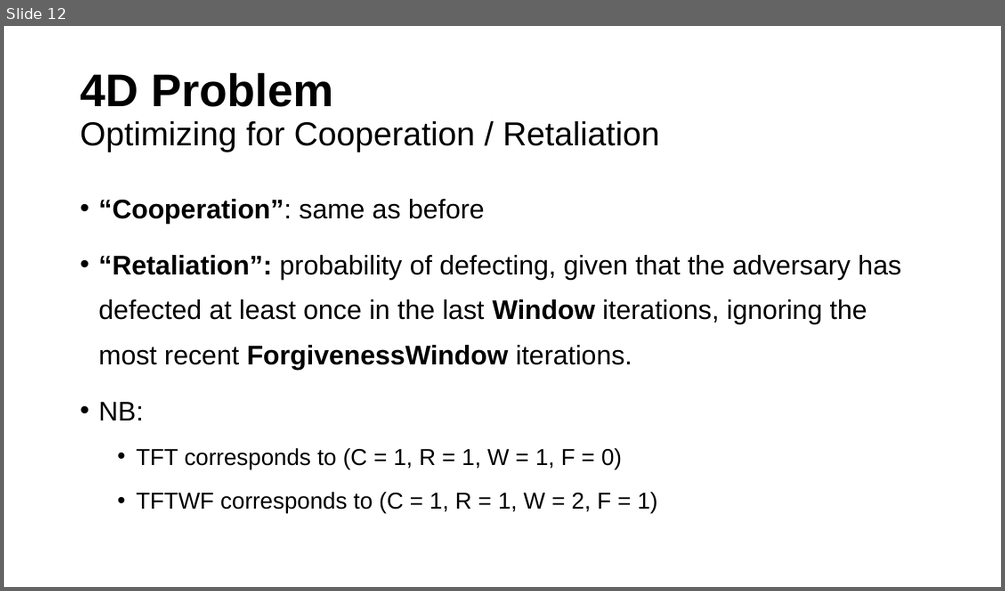
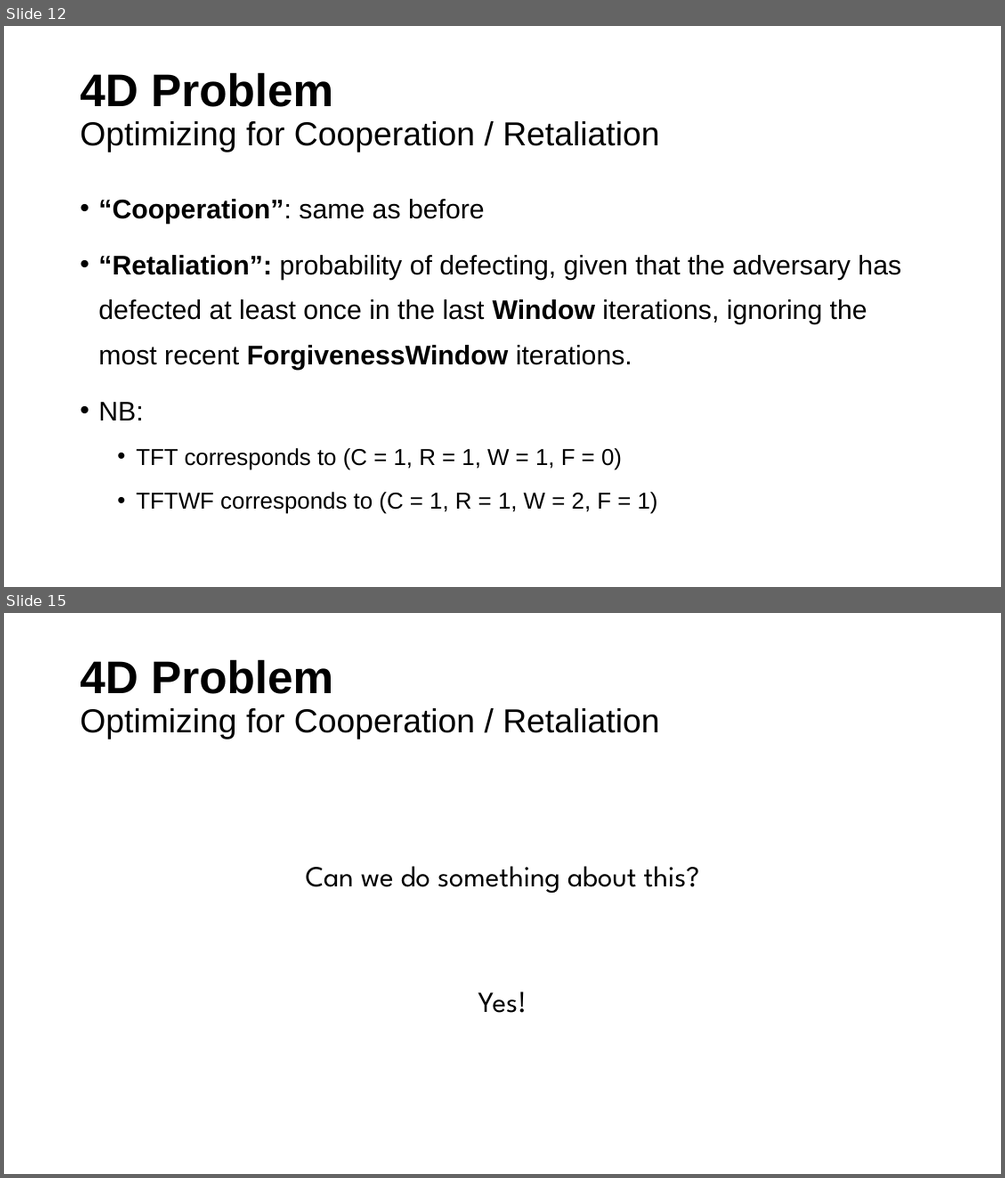
Before and after one commit to joaodinissf/ome-project-2020, a slide deck: presentation/OME.pptx. Shown one above the other, each under a label of ours: slide 12 before the commit, slides 12 and 15 after it; the slides between them are not shown. The pictures are 1005x591 and 1005x1178 pixels, drawn with LibreOffice and Linux fonts; fonts in the diff are those of the drawing. Boxes give left, top, right and bottom in pixels: in the first picture for what was removed or moved away, otherwise in the second. Text is boxed around its words. In the diff, an @@ line names an element or a change of style, - is before the commit and + after.

```diff
--- a/presentation/OME.pptx
+++ b/presentation/OME.pptx
@@ slide 15 added at box(4, 613, 1001, 1174), background #FFFFFF @@
@@ title added at box(80, 659, 659, 738), 32 pt, text #000000 @@
+4D Problem
+Optimizing for Cooperation / Retaliation
@@ text added at box(306, 866, 700, 1013), 28 pt, text #000000 @@
+Can we do something about this?
+Yes!
```
Also in this commit, not shown: 1 slide changed, 6 other slides added, 15 other files.
